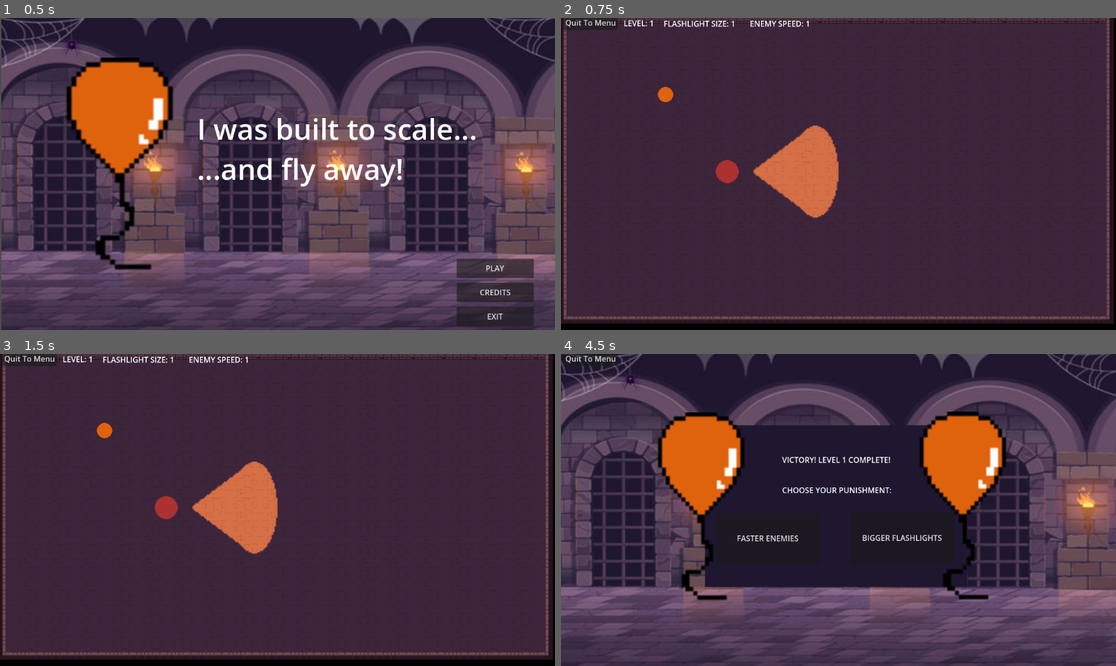
Above: before the commit, frames 1-4 (two rows, left to right).
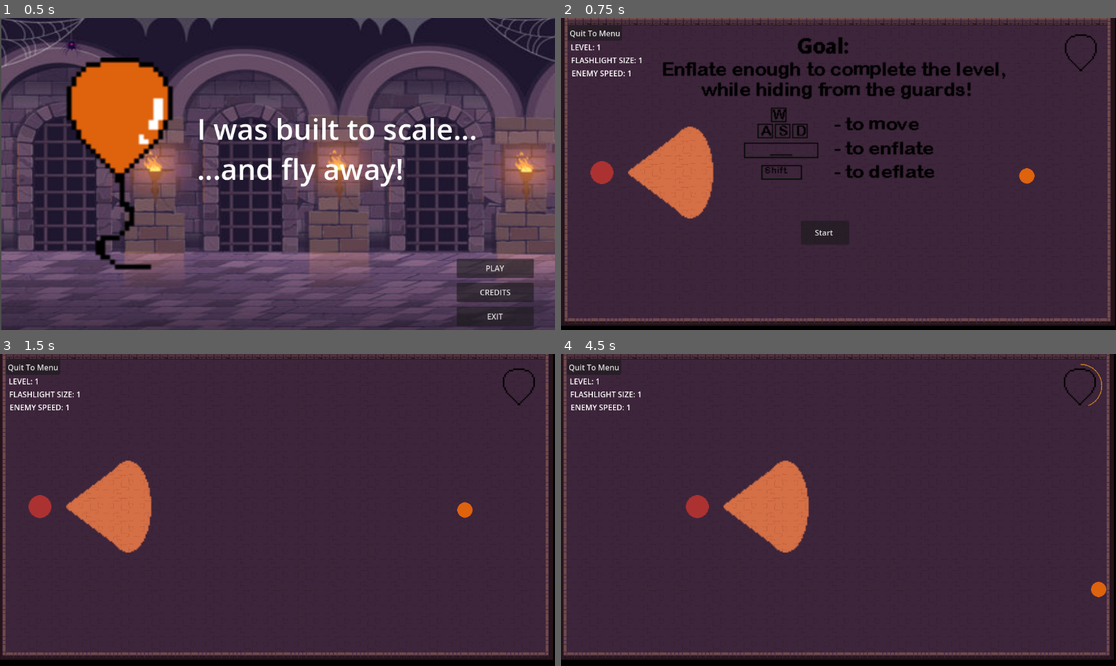
Above: after the commit, the same moments.

Repository: robliv/gamejam2024
Game: Godot game, scene res://scenes/game_manager.tscn
The game is run twice, just before and just after one commit, with the same random seed, the same clock (stepped at 60 frames per second) and the same inputs.
Inputs (mouse positions are in pixels of both pictures, inside the frame that each line leads up to):
- Up to frame 1 (0.5 s): no input
- Up to frame 2 (0.75 s): click "PLAY" at 0.5 s
- Up to frame 3 (1.5 s): click (266, 569) at 1.25 s, where only the run after the commit has a clickable "Start"
- Up to frame 4 (4.5 s): tap Enter (ui_accept) at 2, 2.1, 2.27, 2.57, 2.85, 3.02, 3.32, 3.6, 4.35 s; hold D (move_right) 2.03-2.78 s; hold S (move_down) 2.78-3.53 s; hold D (move_right) 3.53-4.28 s; hold W (move_up) from 4.28 s (still down)

Frame 1 is identical in both runs. In frame 2, 15% of the frame differs, in the area x 0-100%, y 0-99%; in frame 3, 7.2%; in frame 4, 82%, in the area x 0-100%, y 0-100%.

Commit message:
game ui rework + enflate cooldown + start game info

Diff:
--- /dev/null
+++ b/project/scenes/ballon_indicator.gd
@@ -0,0 +1,18 @@
+extends Sprite2D
+
+var textures := {
+	0: preload("res://assets/empty.png"),
+	1: preload("res://assets/1_5.png"),
+	2: preload("res://assets/2_5.png"),
+	3: preload("res://assets/3_5.png"),
+	4: preload("res://assets/4_5.png"),
+	5: preload("res://assets/5_5.png")
+}
+
+# Called every frame. 'delta' is the elapsed time since the previous frame.
+func _process(delta: float) -> void:
+	var value = Globals.current_ballon_size
+	if value in textures:
+		texture = textures[value]
+	else:
+		print("Error: Value out of range")
--- /dev/null
+++ b/project/scenes/enflate_timer.gd
@@ -0,0 +1,59 @@
+extends Control
+
+@export var circle_duration : float = 2.0  # Duration to complete the circle
+@export var circle_radius : float = 100.0  # Radius of the circle
+
+var timer : Timer
+var elapsed_time : float = 0.0
+var redraw_circle: bool = false
+
+func _ready():
+	# Initialize Timer
+	timer = $Timer
+	timer.wait_time = 0.1  # Update every 0.1 seconds
+	timer.autostart = true
+	timer.one_shot = false
+	timer.connect("timeout", Callable(self, "_on_Timer_timeout"))
+
+	# Ensure _draw() is called initially
+	queue_redraw()
+
+func _process(delta: float) -> void:
+	if Globals.enflate_pressed:
+		redraw_circle = true
+		Globals.enflate_pressed = false
+		queue_redraw()
+
+func _on_Timer_timeout():
+	# Update the elapsed time
+	elapsed_time += timer.wait_time
+	if elapsed_time >= circle_duration:
+		elapsed_time = circle_duration  # Ensure we don't exceed the duration
+		timer.stop()
+		Globals.enflate_cooldown = false  # Stop the timer when the drawing is complete
+	queue_redraw()  # Request a redraw
+
+func _draw():
+	if Globals.game_paused:
+		return  # Ensure timer is initialized before using it
+
+	if redraw_circle:
+		draw_rect(Rect2(Vector2.ZERO, size), Color(1, 1, 1, 0))
+		Globals.enflate_cooldown = true
+		elapsed_time = 0.0
+		redraw_circle = false
+		timer.start()
+
+	var completion_fraction = elapsed_time / circle_duration
+	var start_angle = -90  # Start angle in degrees
+	var end_angle = -90 + (360 * completion_fraction)  # End angle in degrees
+
+	# Convert angles to radians
+	var start_angle_rad = deg_to_rad(start_angle)
+	var end_angle_rad = deg_to_rad(end_angle)
+
+	# Draw the arc
+	draw_arc(Vector2(size.x / 2, size.y / 2), circle_radius, start_angle_rad, end_angle_rad, 15, Color(0.8, 0.5, 0.1))
+	draw_arc(Vector2(size.x / 2, size.y / 2), circle_radius - 0.1, start_angle_rad, end_angle_rad, 15, Color(0.8, 0.5, 0.1))
+	draw_arc(Vector2(size.x / 2, size.y / 2), circle_radius - 0.2, start_angle_rad, end_angle_rad, 15, Color(0.8, 0.5, 0.1))
+	draw_arc(Vector2(size.x / 2, size.y / 2), circle_radius - 0.3, start_angle_rad, end_angle_rad, 15, Color(0.8, 0.5, 0.1))
--- a/project/scenes/game.tscn
+++ b/project/scenes/game.tscn
@@ -1,10 +1,15 @@
-[gd_scene load_steps=6 format=3 uid="uid://d1y4aagwioo61"]
+[gd_scene load_steps=11 format=3 uid="uid://d1y4aagwioo61"]
 
 [ext_resource type="Script" path="res://scripts/game.gd" id="1_fkfh4"]
-[ext_resource type="PackedScene" path="res://scenes/game_room.tscn" id="2_7c3w0"]
+[ext_resource type="PackedScene" uid="uid://btfdqd48x8bi1" path="res://scenes/game_room.tscn" id="2_7c3w0"]
 [ext_resource type="PackedScene" uid="uid://hmgof7efpjlm" path="res://scenes/player.tscn" id="3_3iinj"]
-[ext_resource type="PackedScene" path="res://scenes/guard.tscn" id="3_j82o4"]
+[ext_resource type="PackedScene" uid="uid://bkvid3hir38ru" path="res://scenes/guard.tscn" id="3_j82o4"]
 [ext_resource type="AudioStream" uid="uid://dw4p4ssjgnhb3" path="res://assets/Dark sneaky ambient.mp3" id="5_jtqwn"]
+[ext_resource type="Texture2D" uid="uid://cg2wpq24gff" path="res://assets/controls.png" id="6_qw7v8"]
+[ext_resource type="Texture2D" uid="uid://ytjwwf6n7wy5" path="res://assets/goal.png" id="7_8fh50"]
+[ext_resource type="Texture2D" uid="uid://eevxrk60qr85" path="res://assets/empty.png" id="8_h02ov"]
+[ext_resource type="Script" path="res://scenes/ballon_indicator.gd" id="9_khcqq"]
+[ext_resource type="Script" path="res://scenes/enflate_timer.gd" id="10_pgtao"]
 
 [node name="Game" type="Control"]
 layout_mode = 3
@@ -29,10 +34,10 @@
 [node name="GameRoom" parent="GameRoot" instance=ExtResource("2_7c3w0")]
 
 [node name="player" parent="GameRoot" instance=ExtResource("3_3iinj")]
-position = Vector2(221, 164)
+position = Vector2(969, 329)
 
 [node name="Guard" parent="GameRoot" instance=ExtResource("3_j82o4")]
-position = Vector2(349, 324)
+position = Vector2(87, 322)
 scale = Vector2(3, 3)
 
 [node name="AudioStreamPlayer2D" type="AudioStreamPlayer2D" parent="."]
@@ -41,36 +46,78 @@
 
 [node name="MenuButton" type="Button" parent="."]
 layout_mode = 0
-offset_left = 9.0
-offset_top = -1.0
-offset_right = 122.0
-offset_bottom = 30.0
+offset_left = 16.0
+offset_top = 17.0
+offset_right = 129.0
+offset_bottom = 48.0
 text = "Quit To Menu"
 
 [node name="CurrentLevelLabel" type="Label" parent="."]
 layout_mode = 0
-offset_left = 127.0
-offset_top = 1.0
-offset_right = 205.0
-offset_bottom = 30.0
+offset_left = 15.0
+offset_top = 47.0
+offset_right = 93.0
+offset_bottom = 76.0
 text = "LEVEL X"
 horizontal_alignment = 1
 vertical_alignment = 1
 
 [node name="FlashlightSizeLabel" type="Label" parent="."]
-offset_left = 217.0
-offset_top = 2.0
-offset_right = 348.0
-offset_bottom = 31.0
+layout_mode = 0
+offset_left = 23.0
+offset_top = 74.0
+offset_right = 173.0
+offset_bottom = 103.0
 text = "FLASHLIGHT SIZE: X"
 horizontal_alignment = 1
 vertical_alignment = 1
 
 [node name="EnemySpeedLabel" type="Label" parent="."]
-offset_left = 393.0
-offset_top = 2.0
-offset_right = 524.0
-offset_bottom = 31.0
+layout_mode = 0
+offset_left = 21.0
+offset_top = 101.0
+offset_right = 152.0
+offset_bottom = 130.0
 text = "ENEMY SPEED: X"
 horizontal_alignment = 1
 vertical_alignment = 1
+
+[node name="StartingInfo" type="Node2D" parent="."]
+
+[node name="Controls" type="Sprite2D" parent="StartingInfo"]
+position = Vector2(586, 275)
+scale = Vector2(2, 1.867)
+texture = ExtResource("6_qw7v8")
+
+[node name="Goal" type="Sprite2D" parent="StartingInfo"]
+position = Vector2(572, 163)
+scale = Vector2(2, 2)
+texture = ExtResource("7_8fh50")
+
+[node name="Start" type="Button" parent="StartingInfo"]
+process_mode = 2
+offset_left = 500.0
+offset_top = 422.0
+offset_right = 600.0
+offset_bottom = 472.0
+text = "Start "
+
+[node name="BallonIndicator" type="Sprite2D" parent="."]
+position = Vector2(1081, 68)
+scale = Vector2(1.5, 1.5)
+texture = ExtResource("8_h02ov")
+script = ExtResource("9_khcqq")
+
+[node name="Control" type="Control" parent="."]
+anchors_preset = 0
+offset_left = 1022.0
+offset_top = 11.0
+offset_right = 1062.0
+offset_bottom = 51.0
+scale = Vector2(3, 3)
+script = ExtResource("10_pgtao")
+circle_duration = 5.0
+circle_radius = 15.0
+
+[node name="Timer" type="Timer" parent="Control"]
+autostart = true
--- a/project/scenes/guard.gd
+++ b/project/scenes/guard.gd
@@ -16,7 +16,7 @@
 func _ready() -> void:
 	# Create and start the timer
 	state_timer = Timer.new()
-	state_timer.wait_time = 2.0
+	state_timer.wait_time = 1.0
 	state_timer.timeout.connect(_on_state_timer_timeout)
 	add_child(state_timer)
 	state_timer.start()
--- a/project/scenes/guard.tscn
+++ b/project/scenes/guard.tscn
@@ -19,9 +19,9 @@
 texture = ExtResource("1_om4lh")
 offset = Vector2(50, 0)
 
+[node name="CollisionShape2D" type="CollisionShape2D" parent="CharacterBody2D"]
+shape = SubResource("CircleShape2D_cxgab")
+
 [node name="Sprite2D" type="Sprite2D" parent="CharacterBody2D"]
 scale = Vector2(0.5, 0.5)
 texture = ExtResource("2_2akqb")
-
-[node name="CollisionShape2D" type="CollisionShape2D" parent="CharacterBody2D"]
-shape = SubResource("CircleShape2D_cxgab")
--- a/project/scenes/player.gd
+++ b/project/scenes/player.gd
@@ -2,7 +2,7 @@
 
 const SPEED = 300.0
 const SCALE_FACTOR = 1.2 # Adjust this factor to scale the character up or down.
-const MAX_SIZE = 9
+const MAX_SIZE = 5
 
 var current_size = 1
 
@@ -39,10 +39,13 @@
 		scale_character()
 
 func scale_character() -> void:
-	audio.play()
-	# Scale the character by the scale factor.
-	self.scale *= SCALE_FACTOR
-	current_size += 1
+	if !Globals.enflate_cooldown:
+		audio.play()
+		# Scale the character by the scale factor.
+		self.scale *= SCALE_FACTOR
+		current_size += 1
+		Globals.current_ballon_size += 1
+		Globals.enflate_pressed = true
 
 func end_game():
 	Globals.set_game_result_won(true)
--- a/project/scripts/GLOBALS.gd
+++ b/project/scripts/GLOBALS.gd
@@ -4,15 +4,22 @@
 var flashlight_size: int = 1
 var enemy_speed: int = 1
 var game_result_win: bool
+var info_showed: bool = false
+var current_ballon_size: int
+var game_paused: bool
+var enflate_cooldown: bool = true
+var enflate_pressed: bool = false
 
 func reset_game_data():
 	current_level = 1
 	flashlight_size = 1.0
 	enemy_speed = 1.0
+	current_ballon_size = 0
 
 # Function to advance to the next level
 func advance_level():
 	current_level += 1
+	current_ballon_size = 0
 
 # Function to update flashlight size
 func increase_flashlight_size():
@@ -24,3 +31,6 @@
 
 func set_game_result_won(win_bool:bool):
 	game_result_win = win_bool
+
+func set_info_showed():
+	info_showed = true
--- a/project/scripts/game.gd
+++ b/project/scripts/game.gd
@@ -4,6 +4,8 @@
 const POST_GAME_SCENE_PATH = "res://scenes/post_game_screen.tscn"
 
 var menu_button
+var start_button
+var starting_info
 
 signal request_level
 
@@ -12,10 +14,23 @@
 	$FlashlightSizeLabel.text = "FLASHLIGHT SIZE: " + str(Globals.flashlight_size)
 	$EnemySpeedLabel.text = "ENEMY SPEED: " + str(Globals.enemy_speed)
 
+	starting_info = $StartingInfo
+
 	menu_button = $MenuButton
 	menu_button.pressed.connect(self._on_menu_button_pressed)
+
+	start_button = $StartingInfo/Start
+	start_button.pressed.connect(self._on_start_game_pressed)
+
 	var player = $GameRoot/player/CharacterBody2D
 	player.request_endgame.connect(_on_request_endgame)
+
+	if(!Globals.info_showed):
+		process_mode = Node.PROCESS_MODE_PAUSABLE
+		get_tree().paused = true
+		Globals.game_paused = true
+	else:
+		starting_info.visible = false
 
 func _on_menu_button_pressed():
 	print("Menu button was pressed")
@@ -25,3 +40,9 @@
 func _on_request_endgame():
 	print("Game end requested from player node")
 	emit_signal("request_level", POST_GAME_SCENE_PATH)
+
+func _on_start_game_pressed():
+	get_tree().paused = false
+	starting_info.visible = false
+	Globals.set_info_showed()
+	Globals.game_paused = false
Binary file added: project/assets/1_5.png
Not shown, added: project/assets/1_5.png.import
Binary file added: project/assets/2_5.png
Not shown, added: project/assets/2_5.png.import
Binary file added: project/assets/3_5.png
Not shown, added: project/assets/3_5.png.import
Binary file added: project/assets/4_5.png
Not shown, added: project/assets/4_5.png.import
Binary file added: project/assets/5_5.png
Not shown, added: project/assets/5_5.png.import
Binary file added: project/assets/controls.png
Not shown, added: project/assets/controls.png.import
(and 6 more such lines)
